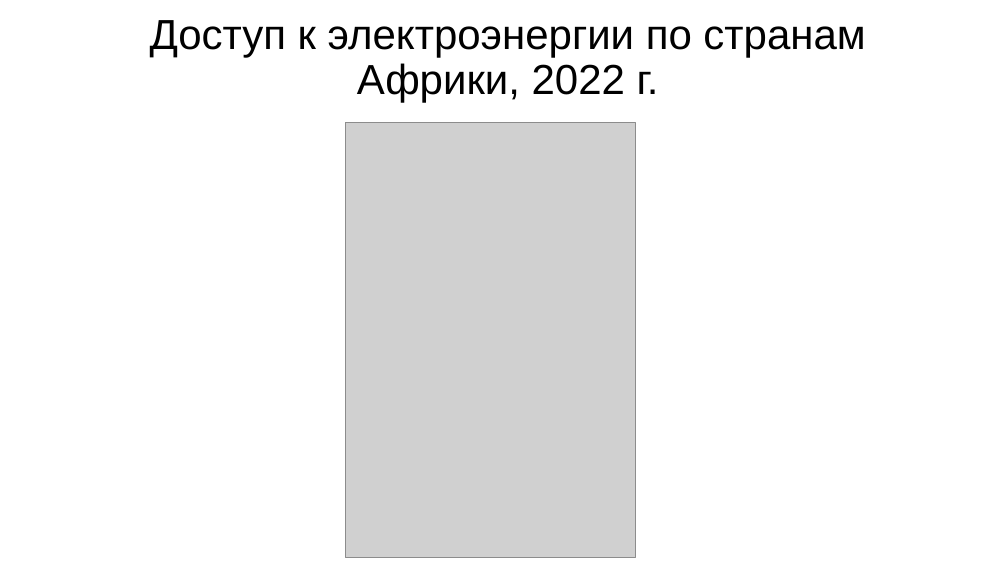
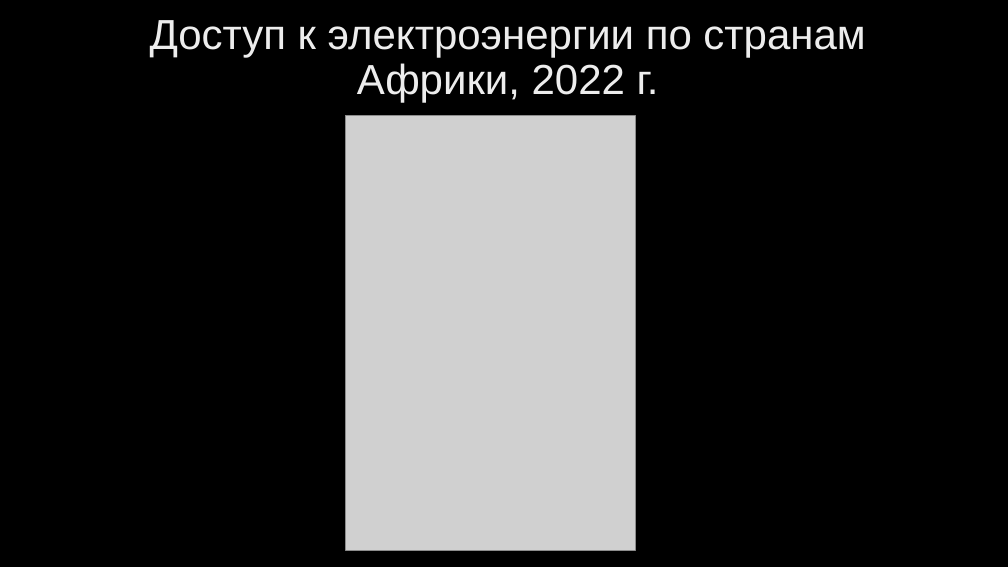
Before and after one commit to belov-anatoly/afrique, a slide deck: slide 12 of Африка_презентация.pptx. Drawn at 1008x567 pixels with LibreOffice and Linux fonts; fonts in the diff are those of the drawing; grey boxes stand for pictures; background and template pictures are left out. Boxes give left, top, right and bottom in pixels: in the first picture for what was removed or moved away, otherwise in the second. Text is boxed around its words. In the diff, an @@ line names an element or a change of style, - is before the commit and + after.

```diff
--- a/Африка_презентация.pptx
+++ b/Африка_презентация.pptx
@@ background #FFFFFF to picture (left out) @@
@@ title "Доступ к электроэнергии по странам ..." at [150,20,865,103]: text colour #000000 to gradient #BFBFBF to #EDEDED to #FFFFFF @@
@@ picture: place and size @@
-picture at [346,123,635,557]
+picture at [346,116,635,551]
```
Also in this commit, not shown: 17 other slides changed, 1 slide added.
